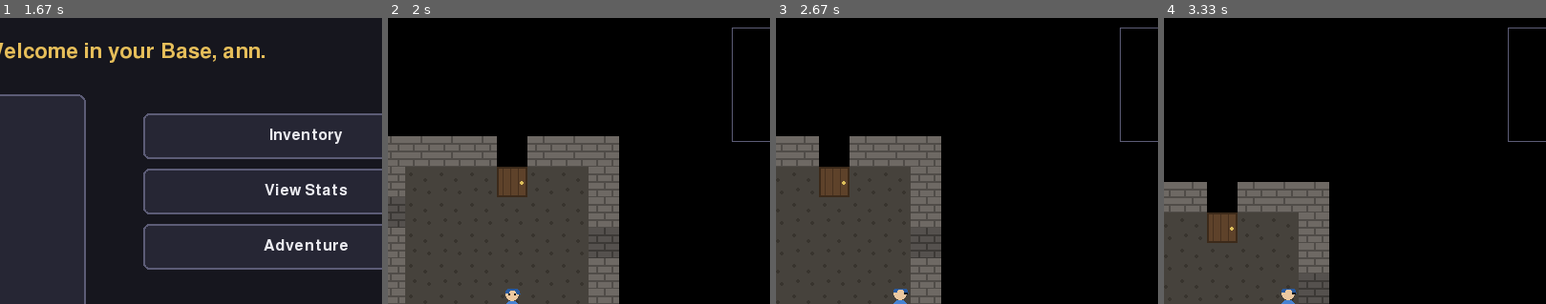
Above: before the commit, frames 1-4 (left to right).
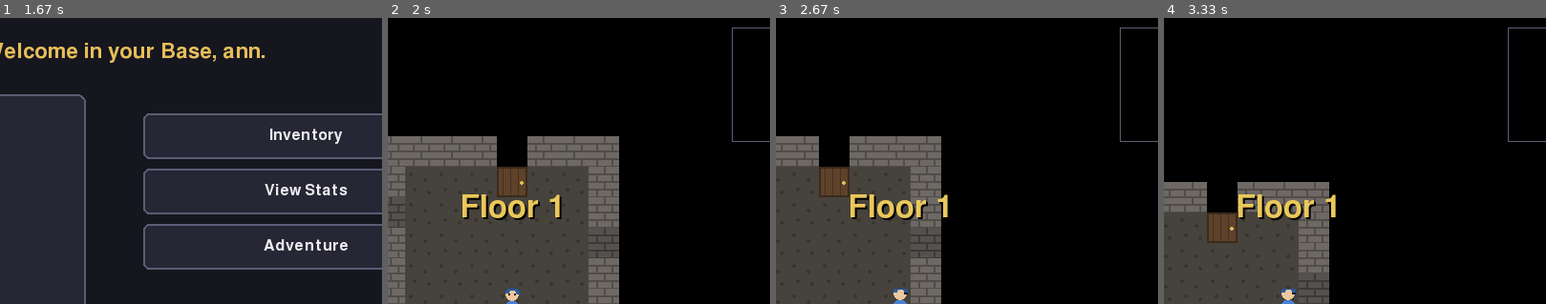
Above: after the commit, the same moments.

Repository: LucKaempfer/RPG_Ai
Game: pygame game, started from pygame_rpg/main.py
Two runs of this game, one before a commit and one after it. Both use one fixed random seed, a clock stepped at 60 frames per second and the inputs below.
Inputs (mouse positions are % of the whole screen's width and height, from its top left):
- Up to frame 1 (1.67 s): click (50, 50) at 0.38 s; click "Skip" at 0.72 s; type "ann" at 1 s; tap Enter at 1.33 s; click "Yes" at 1.6 s
- Up to frame 2 (2 s): click "Adventure" at 1.93 s
- Up to frame 3 (2.67 s): hold Right from 2.22 s (still down); move the mouse to (26, 30) at 2.25 s
- Up to frame 4 (3.33 s): release Right at 2.68 s; hold Up 2.72-3.02 s; hold Right from 3.05 s (still down)
The pictures show only the part of the screen within x 34-84%, y 0-50%; the shares and areas given below are measured in that part.

Frame 1 is identical in both runs. In frame 2, 1.2% of the frame differs, in the area x 19-46%, y 61-71%; in frame 3, 1.2%; in frame 4, 1.2%.

Commit message:
M5: balance numbers in config.py, battle feedback, floor banner, docs
- config.py "Balance" section: weapon power, enemy hit multiplier,
  variance, ailment bonuses, run / loot chances, post-win recovery,
  enemy growth, enemies per room, chests per floor.
- Battle: floating damage / heal numbers, hero red flash + shake.
- Dungeon: "Floor N" banner on arrival.
- DEVELOPMENT.md: M5 status, run-save format and triggers, test layout.

Co-Authored-By: Claude Opus 5.5 <noreply@anthropic.com>
Claude-Session: https://claude.ai/code/session_017tdetPTqih9bXbAi33dRwd

Diff:
--- a/pygame_rpg/combat.py
+++ b/pygame_rpg/combat.py
@@ -13,7 +13,8 @@
     included); the hero's defense likewise uses dp / rdp / mdp.
     Weapon power = 4 + 2 x weapon level (2 unarmed); an ability's power
     is half its ``damage`` (it adds on top of the stat and the ailment);
-    bombs deal their ``damage`` flat, ignoring defense.
+    bombs deal their ``damage`` flat, ignoring defense.  The numbers in
+    this docstring are the defaults in ``config.py`` (Balance section).
 
 Ailments (``AILMENTS``) tick at the start of the afflicted side's turn:
 damage over time, and stun / electrocuted skip that turn.  Weapon and
@@ -26,6 +27,11 @@
 """
 from dataclasses import dataclass
 
+from .config import (
+    WEAPON_POWER_BASE, WEAPON_POWER_PER_LEVEL, UNARMED_POWER, ENEMY_HIT_MULT,
+    DAMAGE_VARIANCE, ABILITY_CHANCE_BONUS, LEVEL_CHANCE_BONUS, WARD_PER_LEVEL,
+    BOMB_EFFECT_CHANCE, RUN_CHANCE, LOOT_CHANCE, WIN_HEAL_PCT, WIN_MP,
+)
 from .items import roll_loot
 
 ONGOING, WON, LOST, FLED = "ongoing", "won", "lost", "fled"
@@ -50,17 +56,7 @@
 AFFLICTED = {"bleeding": "bleeding", "poison": "poisoned", "burning": "burning",
              "stun": "stunned", "electrocuted": "electrocuted"}
 
-ABILITY_CHANCE_BONUS = 20
-LEVEL_CHANCE_BONUS = 5
-WARD_PER_LEVEL = 25
-BOMB_EFFECT_CHANCE = 60
-
-UNARMED_POWER = 2
-RUN_CHANCE = 60
-LOOT_CHANCE = 50       # % for normal enemies (+ trinket loot bonus)
-# Catching your breath after a won fight.
-WIN_HEAL_PCT = 10      # % of max HP
-WIN_MP = 5
+# Tuning numbers (chances, powers, recovery) live in config.py.
 
 STAT_FOR = {"melee": "ap", "ranged": "rap", "magic": "map"}
 DEFENSE_FOR = {"melee": "dp", "ranged": "rdp", "magic": "mdp"}
@@ -99,7 +95,7 @@
         self.log.append(text)
 
     def _vary(self, value) -> float:
-        return value * self.rng.uniform(0.85, 1.15)
+        return value * self.rng.uniform(*DAMAGE_VARIANCE)
 
     def _ward(self, ailment) -> int:
         """Best ward level the hero wears against ``ailment`` (0 = none)."""
@@ -175,7 +171,7 @@
             self._say(out, f"The {e.name} can't move!")
         else:
             defense = self.player.total(DEFENSE_FOR[e.type.attack_type]) + self.guard
-            dmg = max(1, round(self._vary(2 * e.attack)) - defense)
+            dmg = max(1, round(self._vary(ENEMY_HIT_MULT * e.attack)) - defense)
             self.player.current_hp = max(0, self.player.current_hp - dmg)
             self._say(out, f"The {e.name} hits you for {dmg}.")
             if self.player.current_hp > 0:
@@ -225,7 +221,7 @@
         if weapon is None:
             power, effect, bonus, what = UNARMED_POWER, "", 0, "Your fist"
         else:
-            power = 4 + 2 * weapon.level
+            power = WEAPON_POWER_BASE + WEAPON_POWER_PER_LEVEL * weapon.level
             effect = weapon.effect
             bonus = LEVEL_CHANCE_BONUS * (weapon.level - 1)
             what = f"Your {weapon.name}"
--- a/pygame_rpg/config.py
+++ b/pygame_rpg/config.py
@@ -46,3 +46,31 @@
 # item falls back to the next more common one.
 RARITIES = ("common", "rare", "epic", "legendary")
 RARITY_WEIGHTS = {"common": 70, "rare": 22, "epic": 7, "legendary": 1}
+
+# --- Balance (M4 numbers, collected here in M5) ---
+# Simulated, not yet play-tested: tune here.  DEVELOPMENT.md §4 explains
+# how they combine.
+# Hero hits: (attack stat + power) x variance - enemy defense.
+WEAPON_POWER_BASE = 4      # weapon power = base + per_level x weapon level
+WEAPON_POWER_PER_LEVEL = 2
+UNARMED_POWER = 2
+# Enemy hits: ENEMY_HIT_MULT x attack x variance - hero defense - guard.
+ENEMY_HIT_MULT = 2
+DAMAGE_VARIANCE = (0.85, 1.15)
+# Ailment chance (%) bonuses on top of combat.AILMENTS; wards cut the
+# hero's chance by WARD_PER_LEVEL % per ward level.
+ABILITY_CHANCE_BONUS = 20
+LEVEL_CHANCE_BONUS = 5
+WARD_PER_LEVEL = 25
+BOMB_EFFECT_CHANCE = 60
+RUN_CHANCE = 60            # % to flee (never from the boss)
+LOOT_CHANCE = 50           # % drop for normal enemies (+ trinket loot bonus)
+WIN_HEAL_PCT = 10          # after a won fight: % of max HP back
+WIN_MP = 5                 # ... and this much MP
+# Enemy growth per floor above 1 (HP / XP as fractions, attack / defense flat).
+ENEMY_HP_GROWTH = 0.20
+ENEMY_ATTACK_GROWTH = 1
+ENEMY_DEFENSE_GROWTH = 1
+ENEMY_XP_GROWTH = 0.30
+ENEMIES_PER_ROOM = (0, 2)  # min, max (never in the entrance room)
+CHESTS_PER_FLOOR = 2
--- a/pygame_rpg/enemies.py
+++ b/pygame_rpg/enemies.py
@@ -9,6 +9,11 @@
 """
 from dataclasses import dataclass, field
 
+from .config import (
+    ENEMY_HP_GROWTH as HP_GROWTH, ENEMY_ATTACK_GROWTH as ATTACK_GROWTH,
+    ENEMY_DEFENSE_GROWTH as DEFENSE_GROWTH, ENEMY_XP_GROWTH as XP_GROWTH,
+    ENEMIES_PER_ROOM,
+)
 from .dungeon import TILE_SIZE
 
 
@@ -43,12 +48,12 @@
 BOSS_TYPE = EnemyType("Dungeon Lord", "boss", hp=60, attack=6, defense=4,
                       attack_type="magic", effect="burning", xp=150)
 
-# Per floor above 1: +20% HP, +1 attack, +1 defense, +30% XP.  The hero
-# gains about two levels per floor, so this keeps fights roughly even.
-HP_GROWTH, ATTACK_GROWTH, DEFENSE_GROWTH, XP_GROWTH = 0.20, 1, 1, 0.30
+# Per-floor growth (config.ENEMY_*_GROWTH): +20% HP, +1 attack, +1
+# defense, +30% XP.  The hero gains about two levels per floor, so this
+# keeps fights roughly even.
 
 # Enemies per room (room 0, the entrance, always stays empty).
-MIN_PER_ROOM, MAX_PER_ROOM = 0, 2
+MIN_PER_ROOM, MAX_PER_ROOM = ENEMIES_PER_ROOM
 
 
 @dataclass
--- a/pygame_rpg/gui/battle_screen.py
+++ b/pygame_rpg/gui/battle_screen.py
@@ -37,7 +37,10 @@
 GOOD = (110, 200, 110)
 BAD = (220, 110, 110)
 LOG_LINES = 7
-HURT_TIME = 0.35   # seconds the enemy shows its hurt frames after a hit
+HURT_TIME = 0.35   # seconds a side shows it was hit (enemy hurt frames,
+                   # hero red flash + shake)
+SHAKE = 6          # pixels the hero sprite jolts when hit
+POP_TIME = 1.0     # seconds a damage / heal number floats up
 
 MENU = ("Attack", "Abilities", "Items", "Run")
 
@@ -66,6 +69,8 @@
         self.hot = None
         self.anim_t = 0.0
         self.hurt_t = 0.0
+        self.hero_hurt_t = 0.0
+        self.pops = []      # [text, color, x, y, age]: floating numbers
         self.panel_log = pygame.Rect(24, 404, 470, 176)
         self.panel_menu = pygame.Rect(510, 404, 266, 176)
 
@@ -123,6 +128,7 @@
         b = self.battle
         kind = action[0]
         hp_before = self.enemy.hp
+        hero_before = self.player.current_hp
         if kind == "continue":
             return self._leave()
         if kind == "mode":
@@ -141,8 +147,18 @@
             b.run()
         if self.enemy.hp < hp_before:
             self.hurt_t = HURT_TIME
+            self._pop(f"-{hp_before - self.enemy.hp}", BAD, 590, 170)
+        lost = hero_before - self.player.current_hp
+        if lost > 0:
+            self.hero_hurt_t = HURT_TIME
+            self._pop(f"-{lost}", BAD, 134, 200)
+        elif lost < 0:
+            self._pop(f"+{-lost}", GOOD, 134, 200)
         self._build_buttons()
         return None
+
+    def _pop(self, text, color, x, y):
+        self.pops.append([text, color, x, y, 0.0])
 
     def _leave(self):
         b = self.battle
@@ -184,6 +200,10 @@
     def handle_update(self, dt):
         self.anim_t += dt
         self.hurt_t = max(0.0, self.hurt_t - dt)
+        self.hero_hurt_t = max(0.0, self.hero_hurt_t - dt)
+        for pop in self.pops:
+            pop[4] += dt
+        self.pops = [p for p in self.pops if p[4] < POP_TIME]
 
     # -- drawing -------------------------------------------------------------
     def _statuses(self, surface, statuses, pos, extra=()):
@@ -213,7 +233,13 @@
         self._statuses(surface, e.statuses, (420, 94))
 
         # Hero (left).
-        surface.blit(self.hero_frames[blink], (70, 220))
+        hero_img = self.hero_frames[blink]
+        hx = 70
+        if self.hero_hurt_t > 0:
+            hero_img = hero_img.copy()
+            hero_img.fill((110, 0, 0), special_flags=pygame.BLEND_RGB_ADD)
+            hx += SHAKE if int(self.hero_hurt_t * 40) % 2 else -SHAKE
+        surface.blit(hero_img, (hx, 220))
         name = font(26).render(p.name, True, TEXT_COLOR)
         surface.blit(name, (220, 250))
         _bar(surface, (220, 284, 170, 14), p.current_hp, p.max_hp, HP_COLOR)
@@ -247,6 +273,11 @@
                 txt = font(btn.font_size).render(btn.label, True, (95, 95, 110))
                 surface.blit(txt, txt.get_rect(center=btn.rect.center))
 
+        for text, color, x, y, age in self.pops:
+            img = font(28).render(text, True, color)
+            img.set_alpha(int(255 * (1 - age / POP_TIME)))
+            surface.blit(img, img.get_rect(center=(x, y - 40 * age)))
+
         if b.state != ONGOING:
             msg = {WON: ("Victory!", GOOD), FLED: ("You escaped.", TEXT_COLOR),
                    LOST: ("Defeated... back to the Base.", BAD)}[b.state]
--- a/pygame_rpg/gui/dungeon_screen.py
+++ b/pygame_rpg/gui/dungeon_screen.py
@@ -31,7 +31,7 @@
     ENEMY_COLS, ENEMY_ROWS, ENEMY_IDLE, TILE_STAIRS_DOWN,
 )
 from ..combat import WON, FLED
-from ..config import SCREEN_WIDTH, SCREEN_HEIGHT
+from ..config import SCREEN_WIDTH, SCREEN_HEIGHT, CHESTS_PER_FLOOR
 from ..dungeon import Dungeon, TILE_SIZE, DUNGEON_WIDTH, DUNGEON_HEIGHT
 from ..enemies import place_enemies, boss_room, BOSS_TYPE
 from ..items import roll_loot
@@ -51,9 +51,9 @@
 TOUCH = 24
 # How far (in tiles) the hero sees into corridors; rooms light up whole.
 SIGHT = 2
-CHESTS_PER_FLOOR = 2
 
 MINIMAP_SCALE = 2
+BANNER_TIME = 2.0   # seconds the "Floor N" banner shows on arrival
 
 
 class DungeonScreen(Screen):
@@ -84,6 +84,7 @@
         self.stairs = None                   # cell, once the boss is beaten
         self.ignore = None      # enemy just fled from: no re-bump until apart
         self.check_levels = False
+        self.banner_t = BANNER_TIME
         self.hud = Hud()
         self.hud.say(f"Floor {floor}: beat the {BOSS_TYPE.name} to open the stairs.")
         self._mark_visited()
@@ -296,6 +297,7 @@
         request or None.  ``handle_update`` feeds it the keyboard; tests
         call it directly."""
         self.anim_t += dt
+        self.banner_t = max(0.0, self.banner_t - dt)
         self.hud.update(dt)
         if self.check_levels:
             self.check_levels = False
@@ -352,6 +354,15 @@
             center=(int(self.x) - ox, int(self.y) - oy)))
 
         self.hud.draw(surface, self.player, self.floor)
+        if self.banner_t > 0:
+            alpha = int(255 * min(1.0, self.banner_t / 0.5))
+            img = font(48).render(f"Floor {self.floor}", True, (235, 200, 90))
+            shadow = font(48).render(f"Floor {self.floor}", True, (0, 0, 0))
+            for im in (img, shadow):
+                im.set_alpha(alpha)
+            r = img.get_rect(center=(SCREEN_WIDTH // 2, SCREEN_HEIGHT // 3))
+            surface.blit(shadow, r.move(2, 2))
+            surface.blit(img, r)
         mm_w = DUNGEON_WIDTH * MINIMAP_SCALE
         self.dungeon.draw_minimap(
             surface, self.visited, (SCREEN_WIDTH - mm_w - 10, 10),
--- a/tests/m4_smoke_test.py
+++ b/tests/m4_smoke_test.py
@@ -80,6 +80,7 @@
 hero = Player(name="Walker")
 ds = build_screen("dungeon", screen, {"player": hero, "seed": 3})
 ok(isinstance(ds, DungeonScreen) and ds._fits(ds.x, ds.y), "spawn inside the first room")
+ok(ds.banner_t > 0, "floor banner on arrival")
 ok(ds.visited == [ds.dungeon.rooms[0]], "first room visited")
 ds.draw(screen); ds.handle_update(0.016)
 
@@ -259,6 +260,8 @@
     target.hp = min(target.hp, 1)
     res = press(bs, pygame.K_RETURN)          # focus 0 = Attack
 ok(bs.battle.state == C.WON, "won through the menu")
+ok(any(t.startswith("-") for t, *_ in bs.pops), "damage numbers pop up")
+bs.handle_update(5.0); ok(not bs.pops and bs.hurt_t == 0, "pops and flashes fade")
 bs.draw(screen)
 res = press(bs, pygame.K_RETURN)              # Continue
 ok(res[0] == "resume" and res[1]["screen"] is ds,
Not shown, changed: DEVELOPMENT.md
